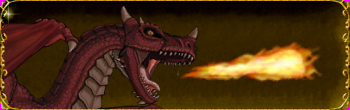
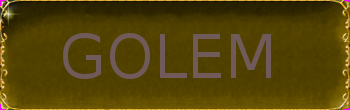
Layer changes from the first 350 × 110 image to the second:
added layer "GOLEM" above "fire-breath-ne-3.png" over [63, 33, 271, 79]
hid "fire-breath-ne-3.png" over [178, 39, 324, 84]
hid "shekkahan.png" over [1, 5, 199, 109]
hid "Copie de Arrière-plan" over [0, 0, 350, 110]
showed "Arrière-plan" over [0, 0, 350, 110]
